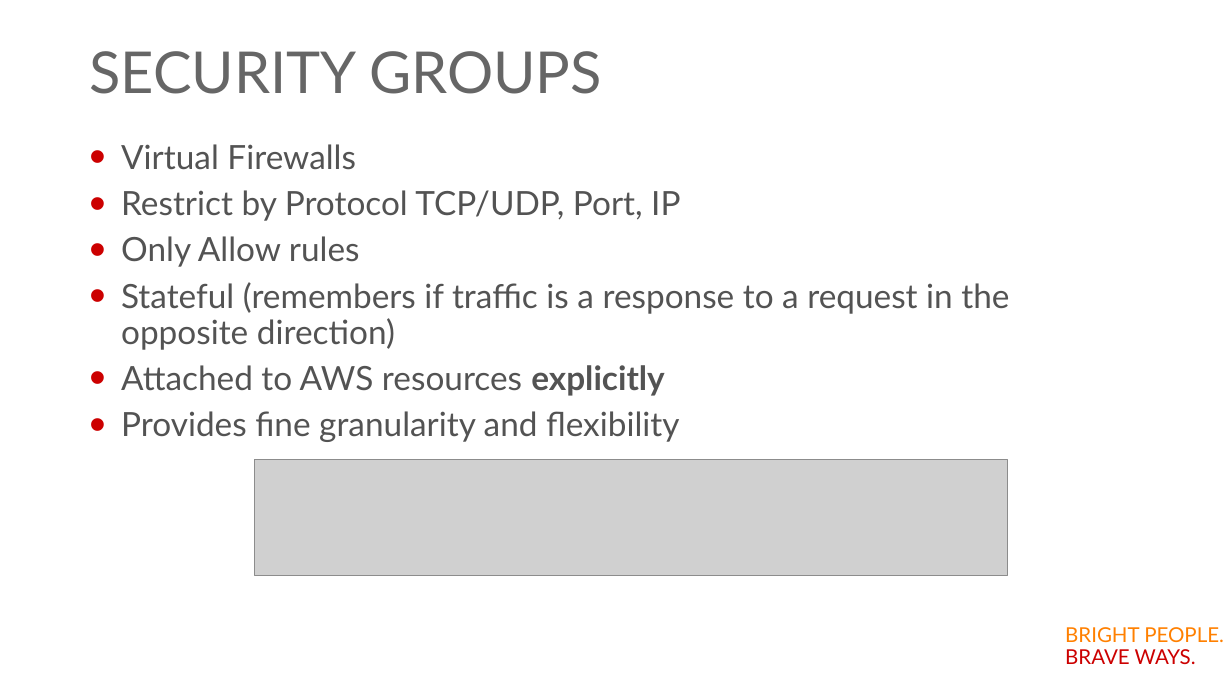
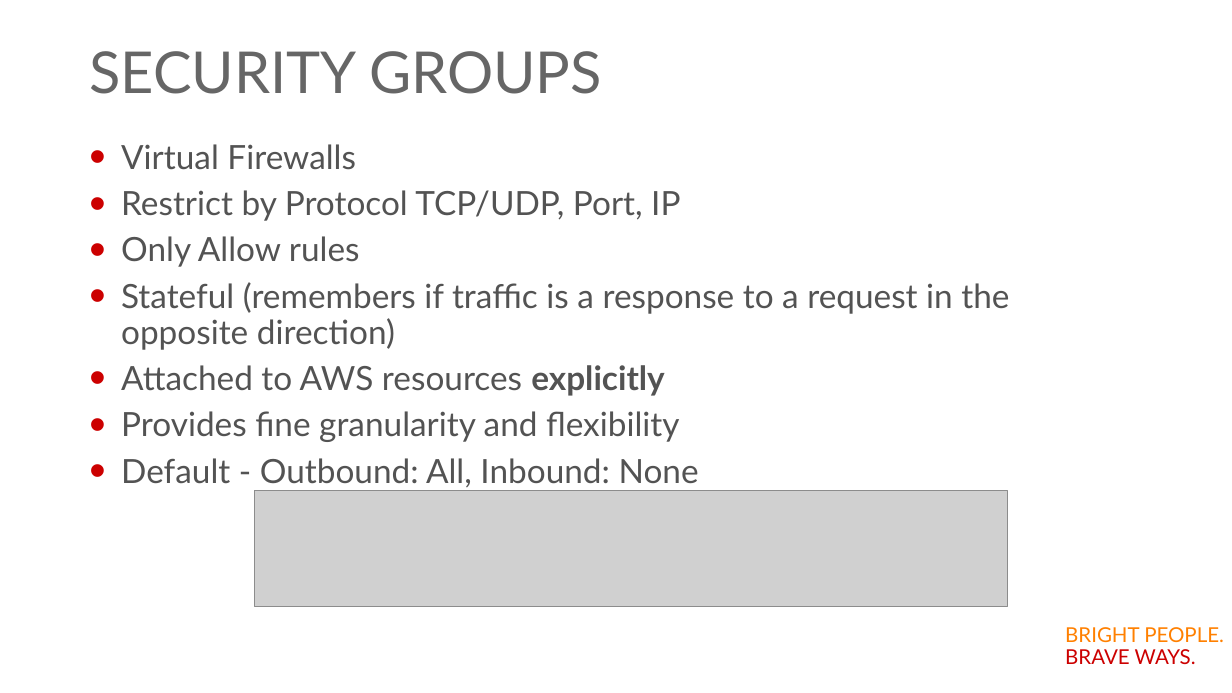
Before and after one commit to Accedia/aws-workshop, a slide deck: slide 39 of Day3-VPC_and_Networks/VPC.pptx (slide 31 before the commit). Drawn at 1232x693 pixels with LibreOffice and Linux fonts; fonts in the diff are those of the drawing; grey boxes stand for pictures; background and template pictures are left out. Boxes give left, top, right and bottom in pixels: in the first picture for what was removed or moved away, otherwise in the second. Text is boxed around its words. In the diff, an @@ line names an element or a change of style, - is before the commit and + after.

```diff
--- a/Day3-VPC_and_Networks/VPC.pptx
+++ b/Day3-VPC_and_Networks/VPC.pptx
@@ text at bbox=[121, 458, 699, 487]: paragraph added @@
+• Default - Outbound: All, Inbound: None
@@ picture: place and size @@
-picture at bbox=[255, 459, 1007, 576]
+picture at bbox=[255, 491, 1007, 607]
```
Also in this commit, not shown: 5 other slides changed, 9 slides added.
